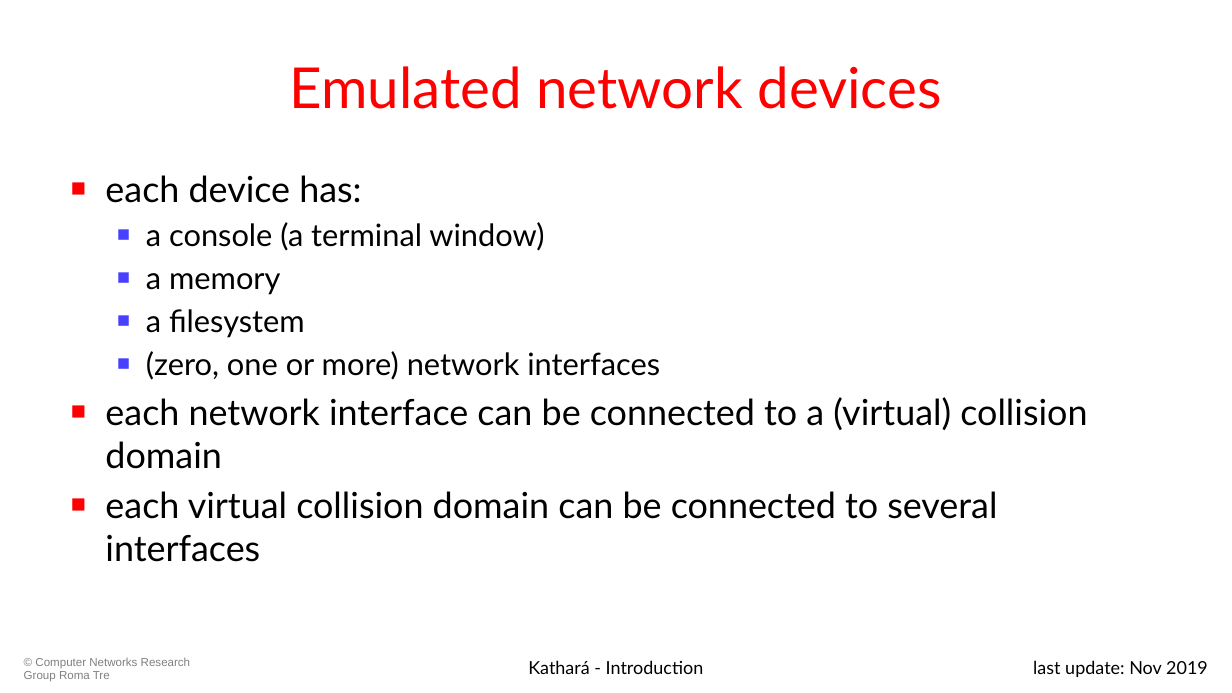
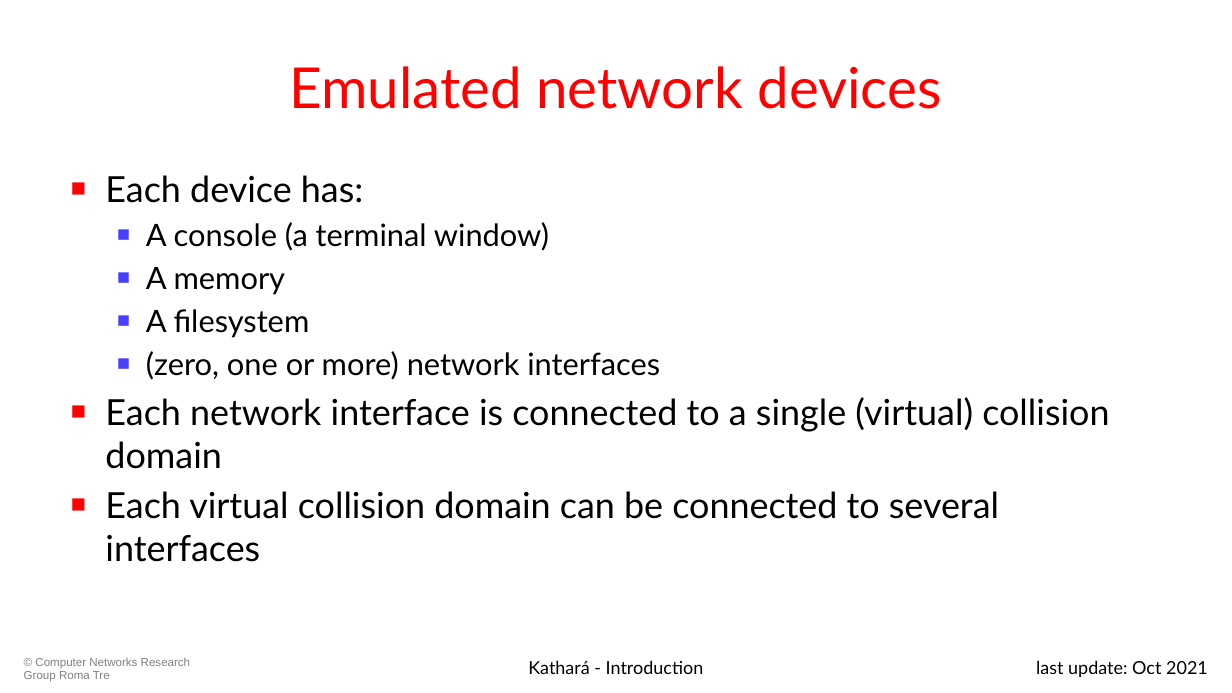
Before and after one commit to KatharaFramework/Kathara-Labs, a slide deck: slide 11 of 001-kathara-introduction.pptx (slide 10 before the commit). Drawn at 1232x693 pixels with LibreOffice and Linux fonts; fonts in the diff are those of the drawing. Boxes give left, top, right and bottom in pixels: in the first picture for what was removed or moved away, otherwise in the second. Text is boxed around its words. In the diff, an @@ line names an element or a change of style, - is before the commit and + after.

```diff
--- a/001-kathara-introduction.pptx
+++ b/001-kathara-introduction.pptx
@@ text at box(105, 175, 549, 338): text changed @@
-■ each device has:
-  ■ a console (a terminal window)
-  ■ a memory
-  ■ a filesystem
+■ Each device has:
+  ■ A console (a terminal window)
+  ■ A memory
+  ■ A filesystem
@@ text at box(105, 397, 1109, 562): text changed @@
-■ each network interface can be connected to a (virtual) collision domain
-■ each virtual collision domain can be connected to several interfaces
+■ Each network interface is connected to a single (virtual) collision domain
+■ Each virtual collision domain can be connected to several interfaces
@@ text at box(1036, 660, 1208, 677): text changed @@
-last update: Nov 2019
+last update: Oct 2021
```
Also in this commit, not shown: 28 other slides changed, 3 slides added, 9 other files.
